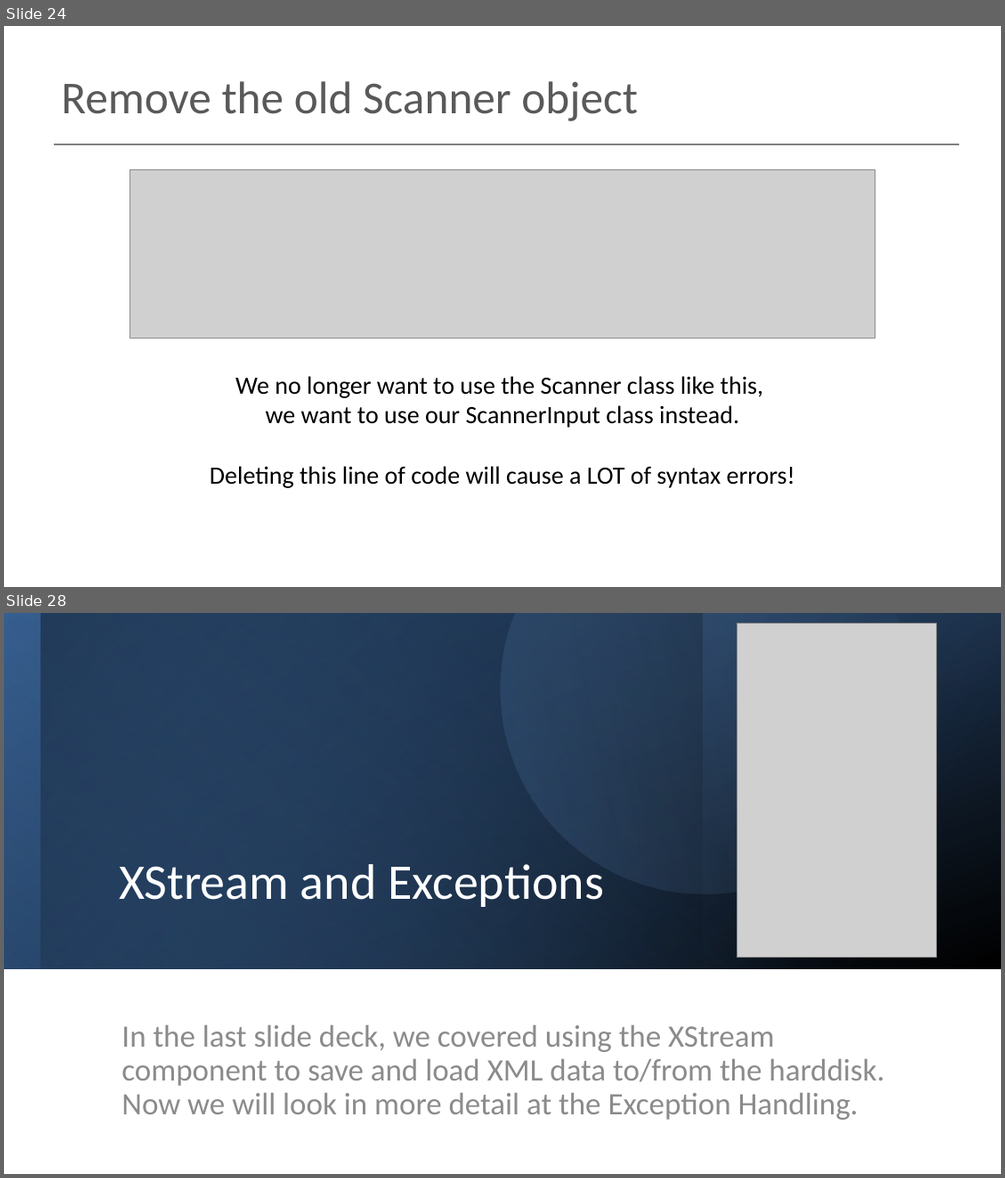
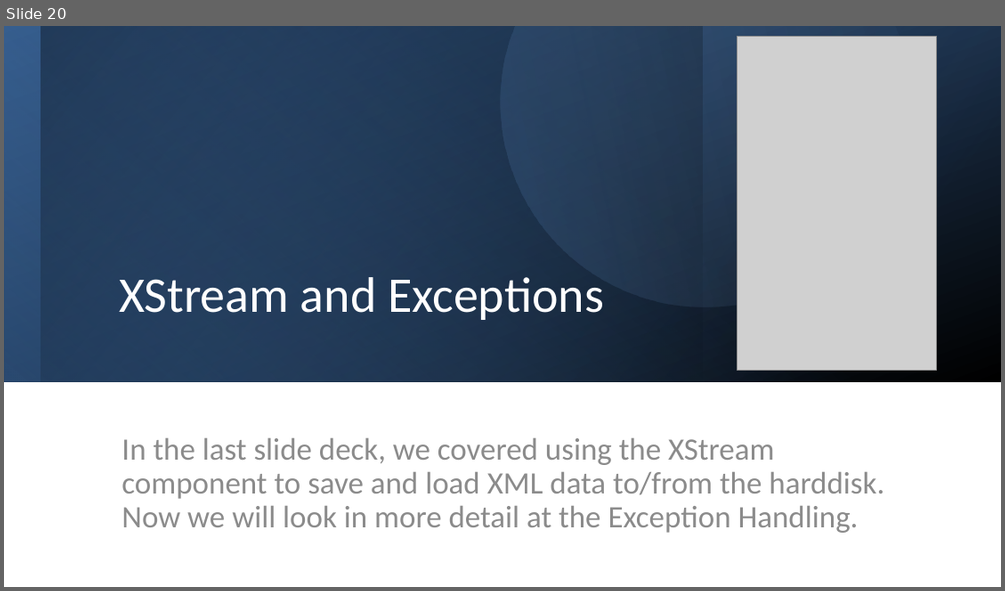
Before and after one commit to Programming-Fundamentals-SETU/prog-fund-2-jan-26, a slide deck: topic05-persistence-xml-exceptions/unit-05a-lectures/talk-3-exceptions/c-exceptions.pptx. Shown one above the other, each under a label of ours: slides 24 and 28 before the commit, slide 20 after it; the slides between them are not shown. The pictures are 1005x1178 and 1005x591 pixels, drawn with LibreOffice and Linux fonts; fonts in the diff are those of the drawing; grey boxes stand for pictures. Boxes give left, top, right and bottom in pixels: in the first picture for what was removed or moved away, otherwise in the second. Text is boxed around its words. In the diff, an @@ line names an element or a change of style, - is before the commit and + after.

```diff
--- a/topic05-persistence-xml-exceptions/unit-05a-lectures/talk-3-exceptions/c-exceptions.pptx
+++ b/topic05-persistence-xml-exceptions/unit-05a-lectures/talk-3-exceptions/c-exceptions.pptx
@@ slide 24 removed at (4,26,1001,587), background #FFFFFF @@
@@ title removed at (61,81,638,121) @@
-Remove the old Scanner object
@@ line removed from (54, 144) to (960, 144) @@
@@ picture removed at (129,169,875,338) @@
@@ text removed at (210,376,795,488) @@
-We no longer want to use the Scanner class like this,
-we want to use our ScannerInput class instead.
-Deleting this line of code will cause a LOT of syntax errors!
@@ what was slide 28 is now slide 20 @@
```
Also in this commit, not shown: 3 slides changed, 1 slide added, 8 other slides removed, 14 other files.
